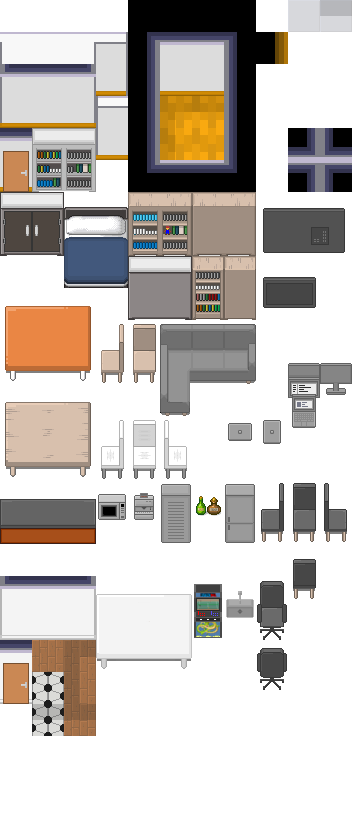
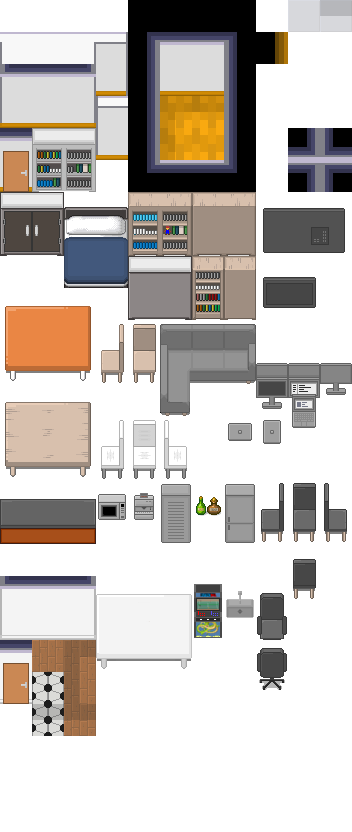
Two versions of the same layered image (352 × 832). Layer-by-layer changes:
painted on "room.png" over (256, 363, 288, 690)
